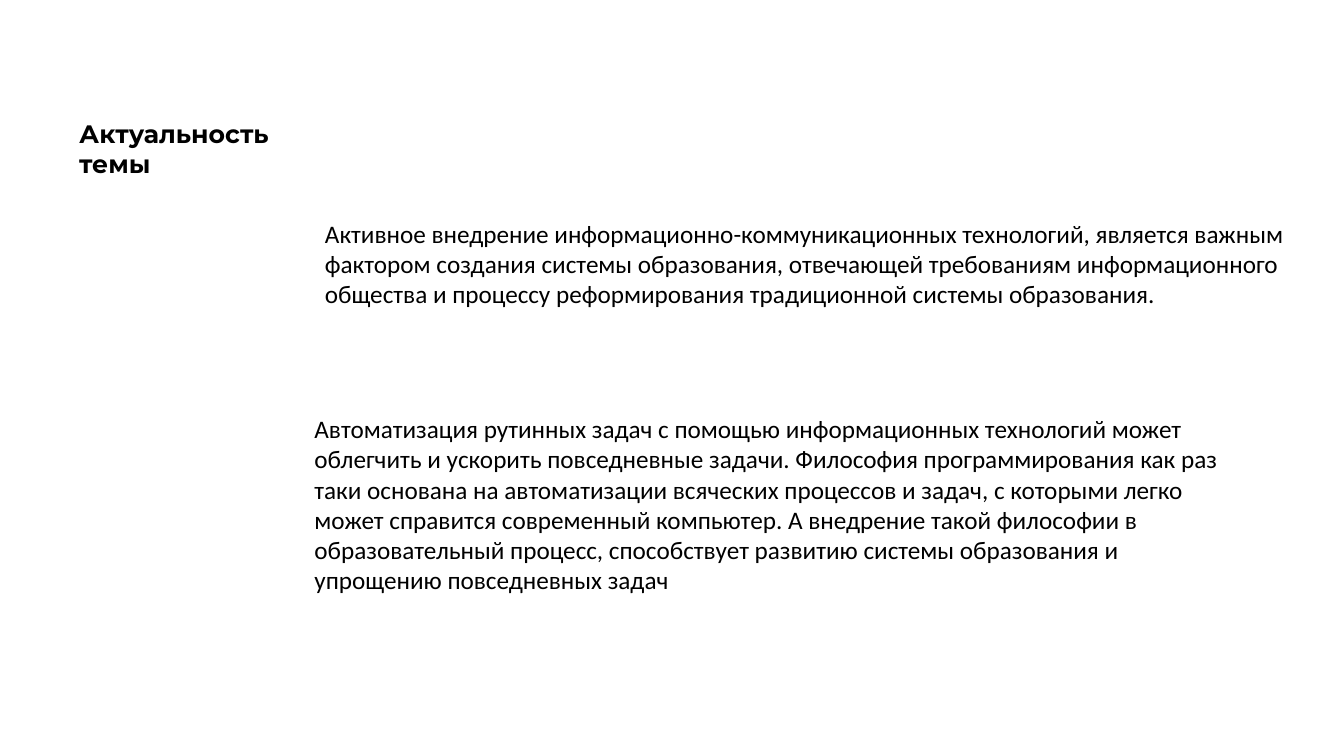
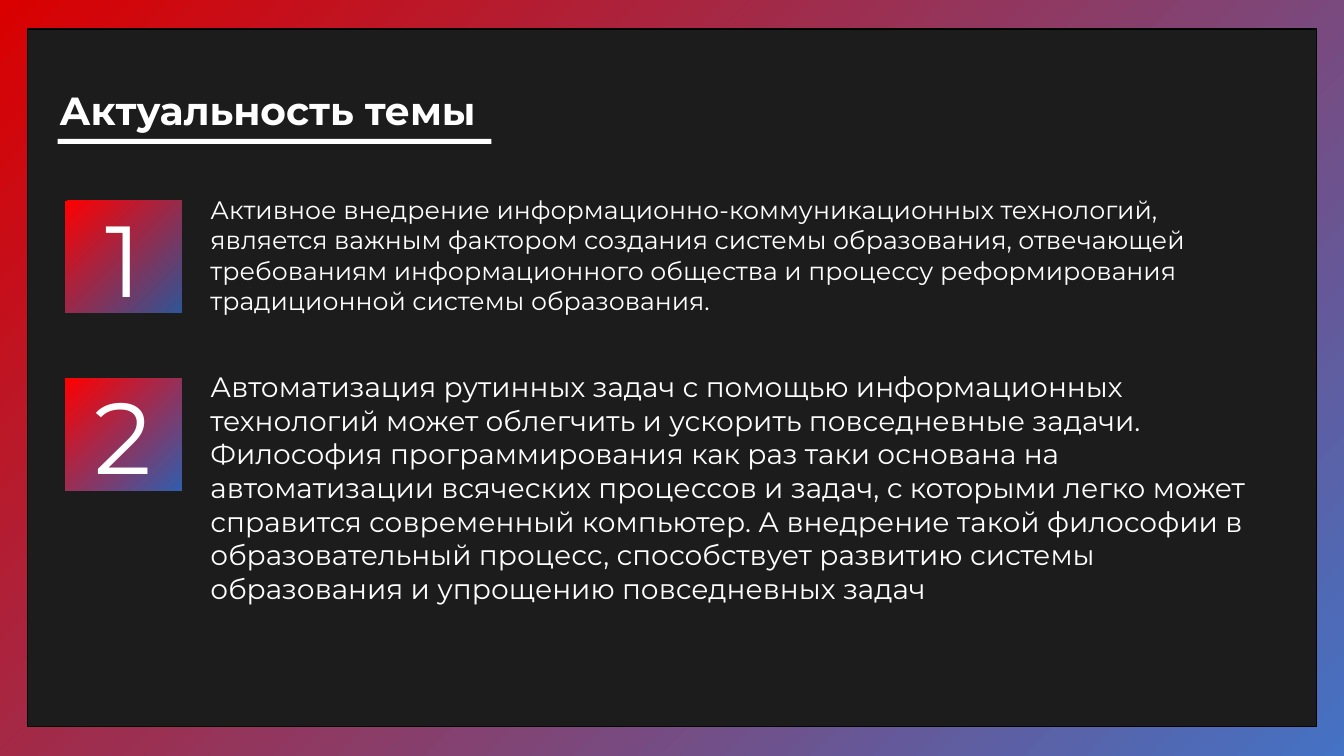
Before and after one commit to FFlop235/School_Project, a slide deck: slide 2 of Анализ оценок из Сетевого Города.pptx. Drawn at 1344x756 pixels with LibreOffice and Linux fonts; fonts in the diff are those of the drawing. Boxes give left, top, right and bottom in pixels: in the first picture for what was removed or moved away, otherwise in the second. Text is boxed around its words. In the diff, an @@ line names an element or a change of style, - is before the commit and + after.

```diff
--- a/Анализ оценок из Сетевого Города.pptx
+++ b/Анализ оценок из Сетевого Города.pptx
@@ background #FFFFFF to gradient #DA0000 to #4472C4 @@
@@ rectangle added at (27,29,1317,727), fill #1C1C1C, outline #000000 1 pt @@
@@ text "Актуальность темы": place and size @@
-text "Актуальность темы" at (79,125,269,174)
+text "Актуальность темы" at (59,97,476,133)
@@ text "Актуальность темы" at (59,97,476,133): size 18 to 28 pt, text colour #000000 to #FFFFFF @@
@@ rectangle added at (57,139,491,144), fill #FFFFFF @@
@@ rectangle added at (66,201,182,313), fill gradient #FF0000 to #2F5597, 72 pt, text #FFFFFF @@
+1
@@ text "Активное внедрение информационно-коммуникационных технологий ...": place and size @@
-text "Активное внедрение информационно-коммуникационных технологий ..." at (325,226,1283,307)
+text "Активное внедрение информационно-коммуникационных технологий ..." at (210,200,1184,315)
@@ text "Активное внедрение информационно-коммуникационных технологий ..." at (210,200,1184,315): font Calibri to Montserrat, text colour #000000 to #FFFFFF @@
@@ rectangle added at (66,378,182,490), fill gradient #FF0000 to #315EAD, 72 pt, text #FFFFFF @@
+2
@@ text "Автоматизация рутинных задач с помощью ...": place and size @@
-text "Автоматизация рутинных задач с помощью ..." at (314,421,1217,593)
+text "Автоматизация рутинных задач с помощью ..." at (210,376,1245,605)
@@ text "Автоматизация рутинных задач с помощью ..." at (210,376,1245,605): size 18 to 20 pt, font Calibri to Montserrat, text colour #000000 to #FFFFFF @@
```
Also in this commit, not shown: 8 other slides changed, 13 slides added, 1 slide removed.
